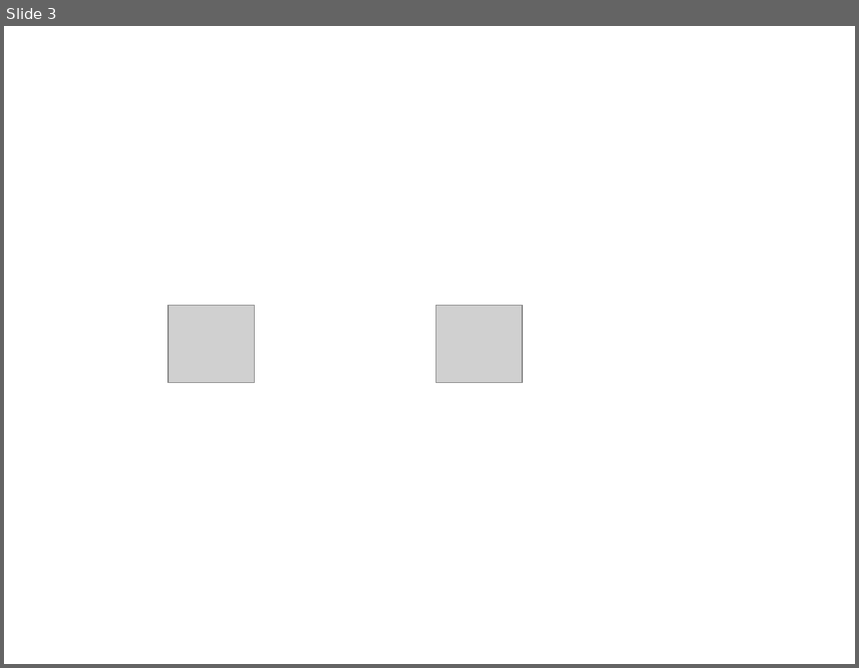
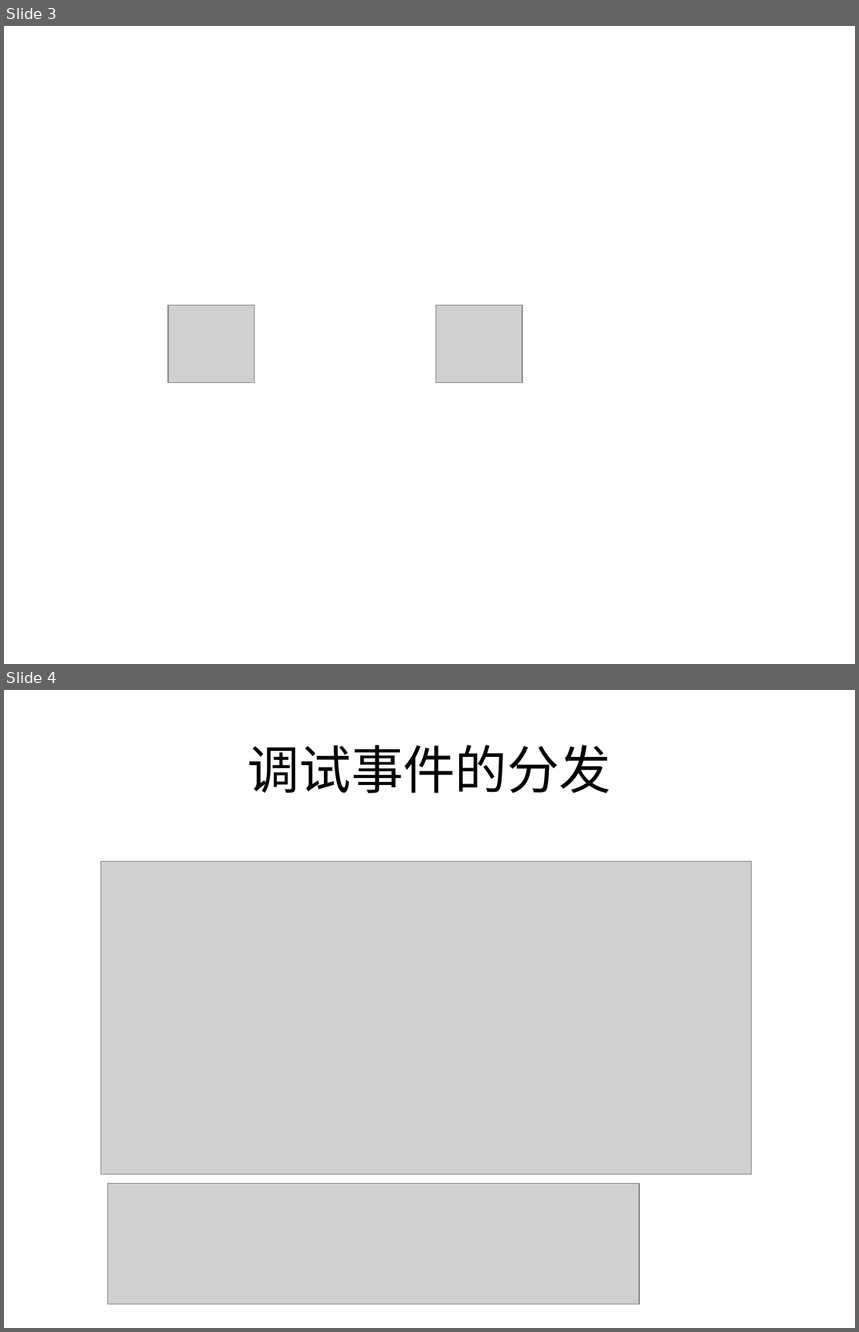
Before and after one commit to batstying/UseDebugger, a slide deck: 文档/调试器.ppt. Shown one above the other, each under a label of ours: slide 3 before the commit, slides 3 and 4 after it. The pictures are 859x668 and 859x1332 pixels, drawn with LibreOffice and Linux fonts; fonts in the diff are those of the drawing; grey boxes stand for pictures. Boxes give left, top, right and bottom in pixels: in the first picture for what was removed or moved away, otherwise in the second. Text is boxed around its words. In the diff, an @@ line names an element or a change of style, - is before the commit and + after.

```diff
--- a/文档/调试器.ppt
+++ b/文档/调试器.ppt
@@ slide 4 added at [4, 690, 855, 1328], background #FFFFFF @@
@@ title added at [247, 745, 611, 793], 44 pt, text #000000 @@
+调试事件的分发
@@ picture added at [101, 862, 751, 1175] @@
@@ picture added at [108, 1184, 639, 1305] @@
```
Also in this commit, not shown: 3 other slides added, 34 other files.
